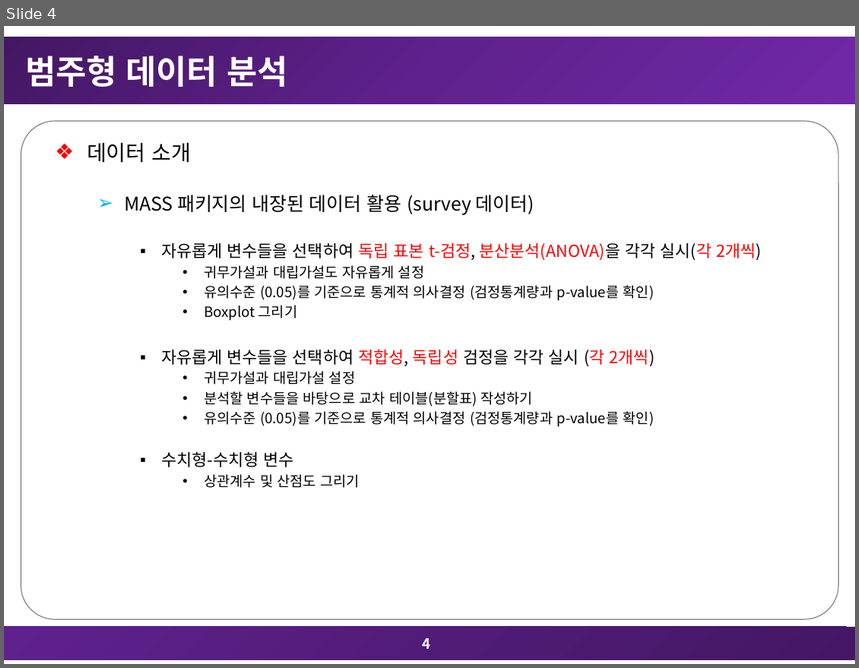
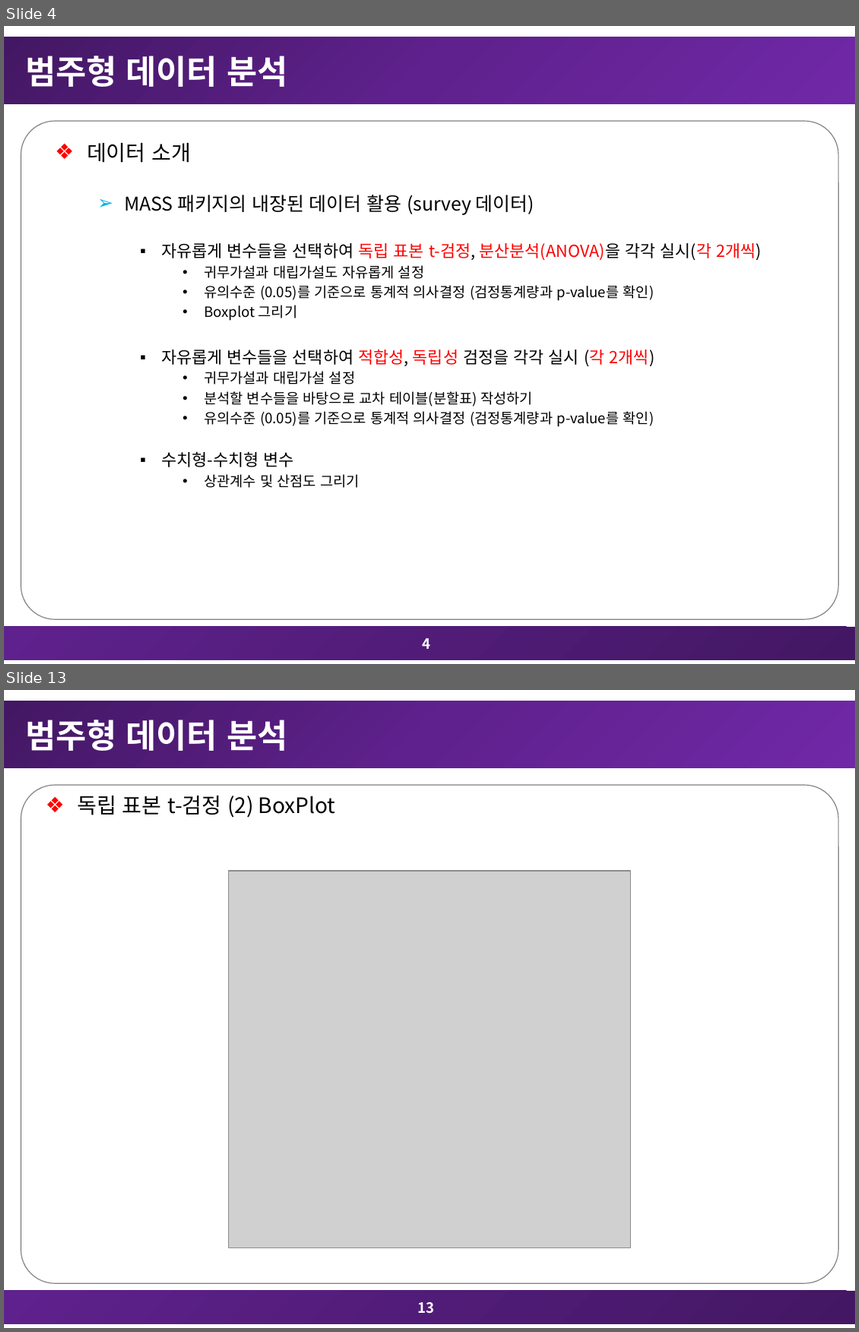
Before and after one commit to TaegyuHan/SCH_Multivariate_Analysis, a slide deck: 과제/8차_다변량분석_과제_20171483_한태규.pptx. Shown one above the other, each under a label of ours: slide 4 before the commit, slides 4 and 13 after it; the slides between them are not shown. The pictures are 859x668 and 859x1332 pixels, drawn with LibreOffice and Linux fonts; fonts in the diff are those of the drawing; grey boxes stand for pictures. Boxes give left, top, right and bottom in pixels: in the first picture for what was removed or moved away, otherwise in the second. Text is boxed around its words. In the diff, an @@ line names an element or a change of style, - is before the commit and + after.

```diff
--- a/과제/8차_다변량분석_과제_20171483_한태규.pptx
+++ b/과제/8차_다변량분석_과제_20171483_한태규.pptx
@@ slide 13 added at [4, 690, 855, 1328], background #FFFFFF; not listed: 3 template elements that a slide beside it also shows @@
@@ title added at [26, 720, 287, 751], 28 pt, text #FFFFFF, bold @@
+범주형 데이터 분석
@@ text added at [78, 796, 335, 818], 18 pt, text #000000 @@
+  ❖ 독립 표본 t-검정 (2) BoxPlot
@@ picture added at [229, 872, 630, 1249] @@
@@ page number added at [418, 1303, 435, 1314], 12 pt, text #FFFFFF, bold @@
+13
```
Also in this commit, not shown: 28 other slides added, 5 other files.
